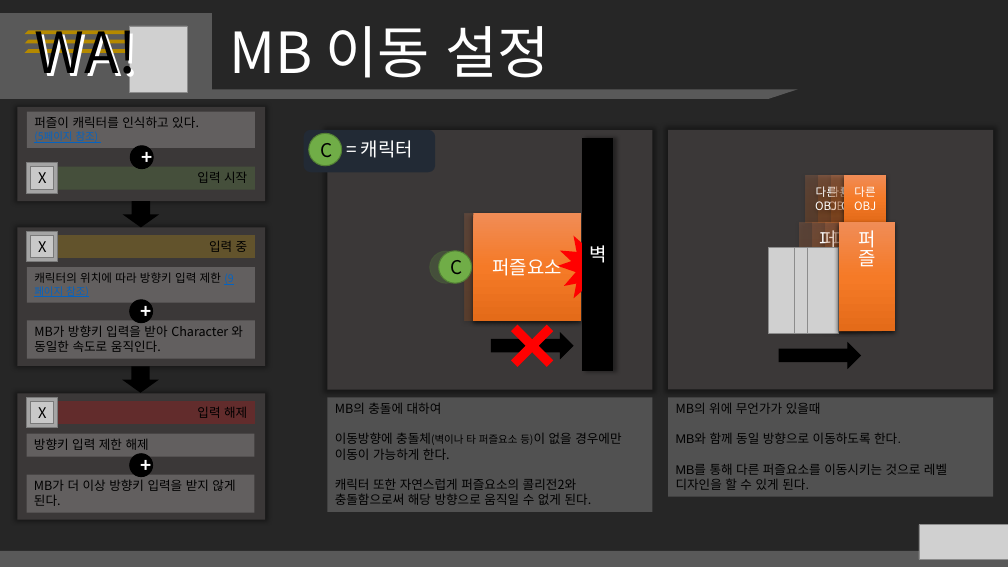
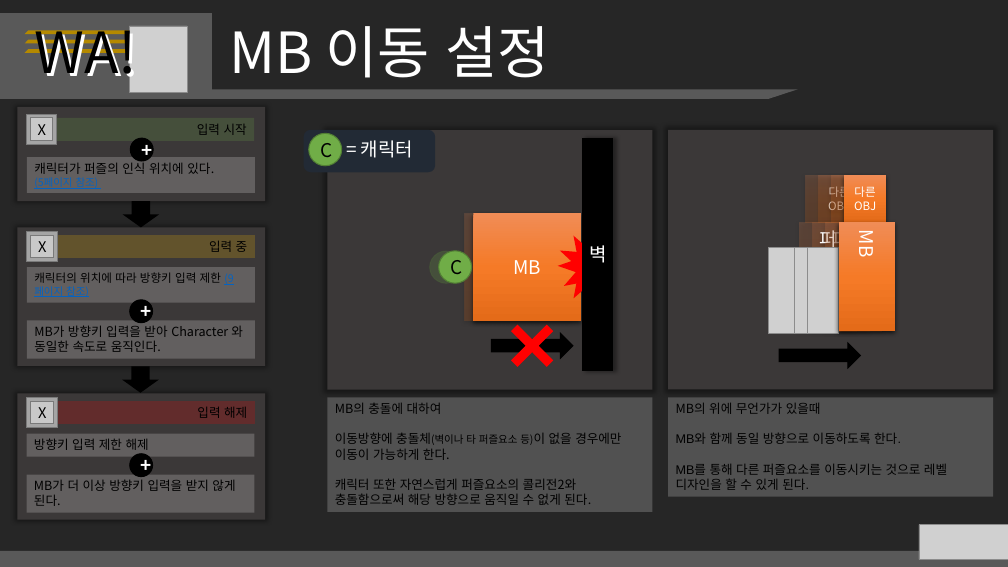
Before and after one commit to taeseongeom/WA, a slide deck: slide 10 of 기획서/WA!/System/WA!_System_Puzzle.pptx. Drawn at 1008x567 pixels with LibreOffice and Linux fonts; fonts in the diff are those of the drawing; grey boxes stand for pictures. Boxes give left, top, right and bottom in pixels: in the first picture for what was removed or moved away, otherwise in the second. Text is boxed around its words. In the diff, an @@ line names an element or a change of style, - is before the commit and + after.

```diff
--- a/기획서/WA!/System/WA!_System_Puzzle.pptx
+++ b/기획서/WA!/System/WA!_System_Puzzle.pptx
@@ 3 rectangles: place and size @@
-3 rectangles at box(27, 163, 255, 194)
+3 rectangles at box(26, 114, 254, 144)
@@ ellipse "+": place and size @@
-ellipse "+" at box(130, 146, 153, 169)
+ellipse "+" at box(130, 138, 153, 161)
@@ rectangle "캐릭터가 퍼즐의 인식 위치에 있다.": place and size @@
-rectangle "캐릭터가 퍼즐의 인식 위치에 있다." at box(27, 112, 255, 148)
+rectangle "캐릭터가 퍼즐의 인식 위치에 있다." at box(27, 157, 255, 193)
@@ text in rectangle at box(34, 160, 214, 174): text changed @@
-퍼즐이 캐릭터를 인식하고 있다.
+캐릭터가 퍼즐의 인식 위치에 있다.
@@ text in rectangle at box(828, 184, 863, 214): text removed @@
-다른 OBJ
@@ text in rectangle at box(845, 191, 859, 207): text changed @@
-다른 OBJ
+BJ
@@ text in rectangle at box(854, 232, 881, 257): text changed @@
-퍼즐
+MB
@@ text in rectangle at box(513, 260, 541, 274): text changed @@
-퍼즐요소
+MB
```
Also in this commit, not shown: 6 other slides changed, 2 slides added, 1 other file.
